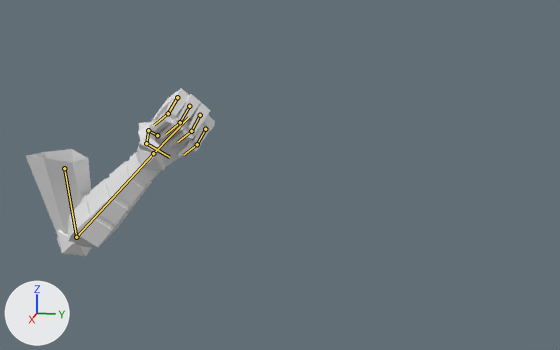
An edit to the FBX model Assets/Models/Weapons/Arm/RobotArm_1.fbx, drawn before and after from the same camera.
Before and after are seen from a camera (50 mm lens) standing at (2.117, 0.678, 0.62) and looking at (0.029, 0.261, 0.098). Lighting does not change. The marker at lower left points along +X, +Y and +Z. Both versions are drawn at frame 4 of the action 'RobotArm_armature|Punch2'; the numbers are the values there. The bones that bend it are drawn over the model as lines.

In view in the first picture: 'RobotArm'.
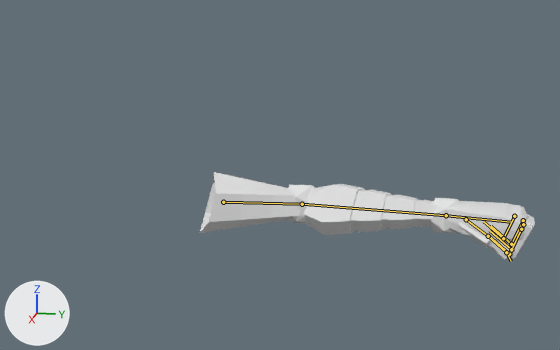
Location of each change, [x1, y1, x2, y2] in pixels of the pictures (560 x 350 px):
'RobotArm', posed (77% wider, 46% shorter)
    before: [26, 88, 215, 256]
    after: [200, 172, 535, 262]
bone 'Arm_1', root to tip
    before: (64, 168) to (76, 237)
    after: (223, 202) to (302, 204)
bone 'Arm_2', root to tip
    before: (76, 237) to (153, 153)
    after: (302, 204) to (446, 215)
bone 'Arm_3', root to tip
    before: (153, 153) to (188, 117)
    after: (446, 215) to (511, 222)
bone 'Hand_4_1', root to tip
    before: (200, 115) to (191, 131)
    after: (523, 220) to (511, 244)
bone 'Hand_4_2', root to tip
    before: (191, 131) to (177, 142)
    after: (511, 244) to (491, 226)
bone 'Hand_5_1', root to tip
    before: (205, 129) to (197, 144)
    after: (514, 216) to (503, 238)
bone 'Hand_5_2', root to tip
    before: (197, 144) to (183, 155)
    after: (503, 238) to (483, 221)
bone 'Hand_3_1', root to tip
    before: (189, 106) to (180, 122)
    after: (523, 224) to (511, 249)
bone 'Hand_3_2', root to tip
    before: (180, 122) to (166, 134)
    after: (511, 249) to (489, 230)
bone 'Hand_2_1', root to tip
    before: (177, 97) to (168, 113)
    after: (521, 229) to (509, 254)
bone 'Hand_2_2', root to tip
    before: (168, 113) to (154, 125)
    after: (509, 254) to (487, 234)
bone 'Hand_1_1', root to tip
    before: (157, 135) to (148, 130)
    after: (466, 219) to (488, 236)
bone 'Hand_1_2', root to tip
    before: (148, 130) to (146, 143)
    after: (488, 236) to (506, 252)
bone 'Hand_1_3', root to tip
    before: (146, 143) to (169, 157)
    after: (506, 252) to (511, 261)

The edits, one by one:
Bone 'Arm_1' (bone_arm_1) moves from (-0.05, -0.649, 0.095) to (0.011, 0.137, 0.006).
Bone 'Arm_1' (bone_arm_1) turns from (-81, -2, 72) to (0, -1, 12) degrees about its own x, y and z.
Bone 'Arm_2' (bone_arm_2) turns from (7, 13, -124) to (3, 0, -18) degrees about its own x, y and z.
Bone 'Arm_3' (bone_arm_3) turns from (-6, 6, 1) to (-3, 1, 2) degrees about its own x, y and z.
Bone 'Hand_4_1' (bone_hand_4_1) turns from (-98, 0, 0) to (-109, 0, 0) degrees about its own x, y and z.
Bone 'Hand_4_2' (bone_hand_4_2) turns from (-98, 0, 0) to (-109, 0, 0) degrees about its own x, y and z.
Bone 'Hand_5_1' (bone_hand_5_1) turns from (-98, 0, 0) to (-109, -1, 1) degrees about its own x, y and z.
Bone 'Hand_5_2' (bone_hand_5_2) turns from (-98, 0, 0) to (-109, 0, 0) degrees about its own x, y and z.
Bone 'Hand_3_1' (bone_hand_3_1) turns from (-98, 0, 0) to (-109, 0, 0) degrees about its own x, y and z.
Bone 'Hand_3_2' (bone_hand_3_2) turns from (-98, 0, 0) to (-109, 0, 0) degrees about its own x, y and z.
Bone 'Hand_2_1' (bone_hand_2_1) turns from (-98, 0, 0) to (-109, 0, 0) degrees about its own x, y and z.
Bone 'Hand_2_2' (bone_hand_2_2) turns from (-98, 0, 0) to (-109, 0, 0) degrees about its own x, y and z.
Bone 'Hand_1_1' (bone_hand_1_1) turns from (-47, 3, 0) to (-40, 45, 0) degrees about its own x, y and z.
Bone 'Hand_1_2' (bone_hand_1_2) turns from (-47, 27, -15) to (-40, 0, 0) degrees about its own x, y and z.
Bone 'Hand_1_3' (bone_hand_1_3) turns from (-47, 0, 43) to (-40, 0, 0) degrees about its own x, y and z.
